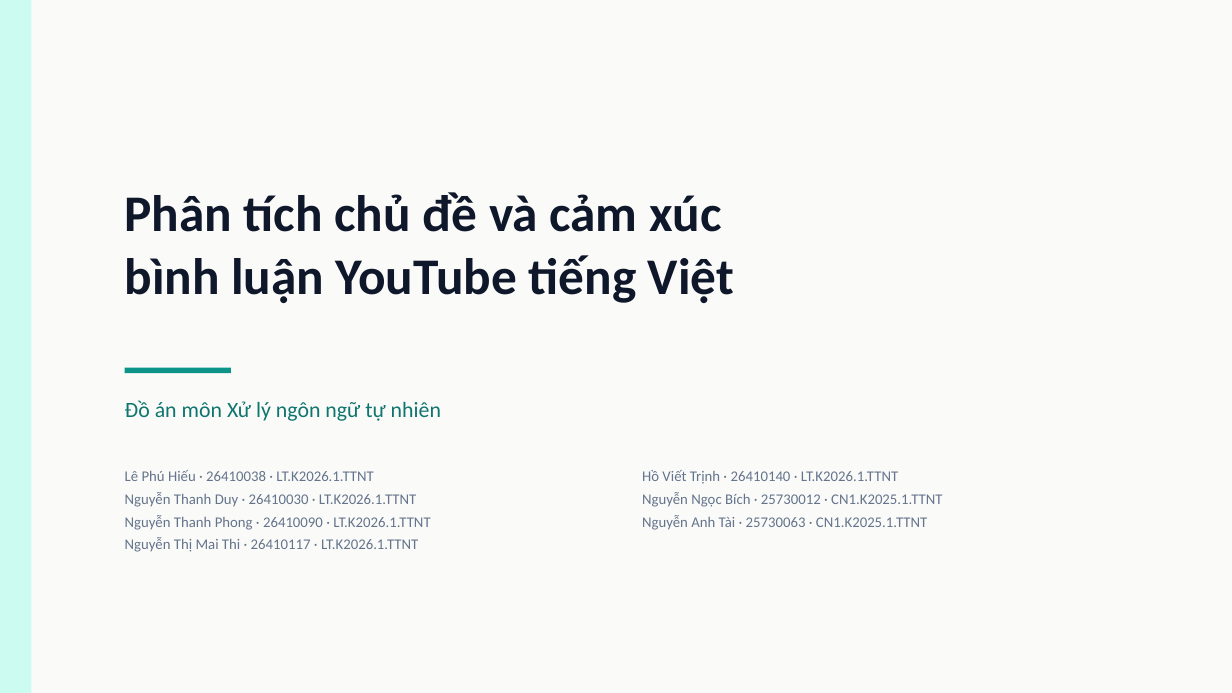
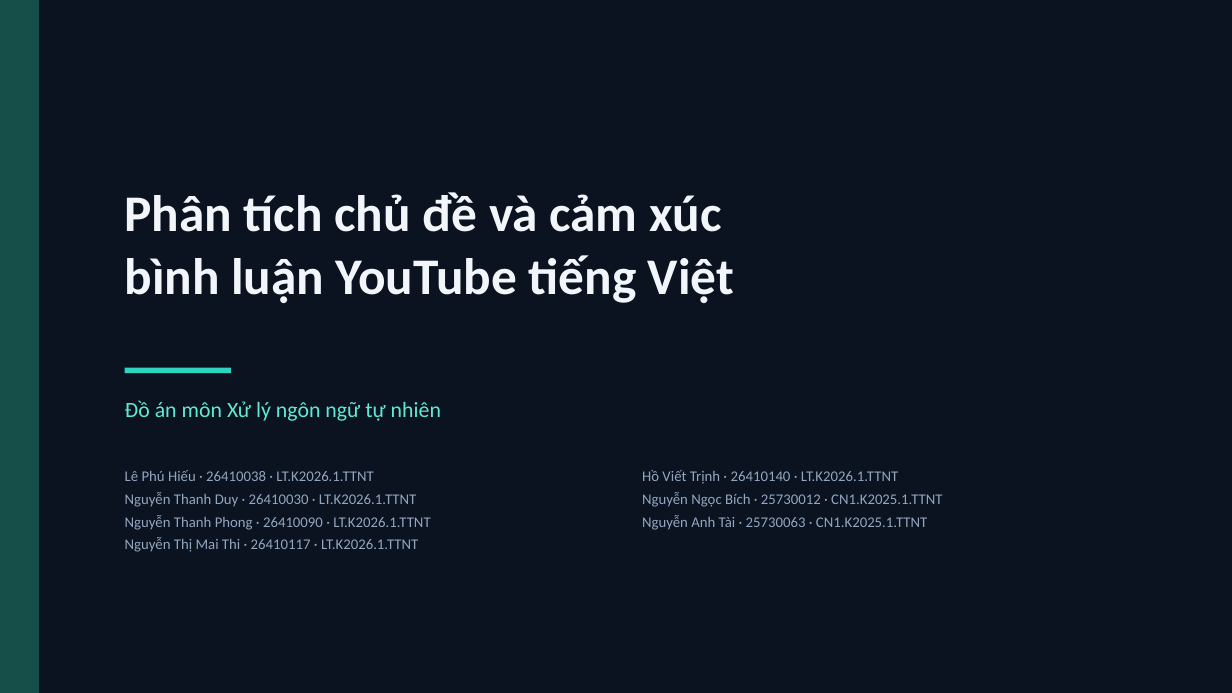
Before and after one commit to Phuhieu24/NLP_PhanTichBinhLuanYoutube, a slide deck: slide 1 of report/CS221_slide.pptx. Drawn at 1232x693 pixels with LibreOffice and Linux fonts; fonts in the diff are those of the drawing. Boxes give left, top, right and bottom in pixels: in the first picture for what was removed or moved away, otherwise in the second. Text is boxed around its words. In the diff, an @@ line names an element or a change of style, - is before the commit and + after.

Commit message:
feat(slides): đổi bài thuyết trình sang tông tối, sơ đồ phủ kín khung hình
Nền #0B1220, chữ gần trắng, nhấn xanh ngọc #2DD4BF: khi chia sẻ qua màn hình họp
thì nền sáng bị chói và chữ xám nhạt khó đọc.

Hai slide sơ đồ (pipeline, quy trình đánh giá) bỏ tiêu đề và phủ kín 13,333 x 7,5
inch, vì bản thân sơ đồ đã có tiêu đề và tỉ lệ đúng 16:9. Ma trận nhầm lẫn, ảnh
ứng dụng, bảng và cỡ chữ ở các slide còn thưa được phóng to cho vừa khung hình.

```diff
--- a/report/CS221_slide.pptx
+++ b/report/CS221_slide.pptx
@@ background #FAFAF9 to #0B1220 @@
@@ rectangle: place and size @@
-rectangle at bbox=[0, 0, 31, 693]
+rectangle at bbox=[0, 0, 39, 693]
@@ rectangle at bbox=[0, 0, 39, 693]: fill #CCFBF1 to #164E4A @@
@@ text "Phân tích chủ đề và ..." at bbox=[125, 192, 734, 303]: text colour #0F172A to #F2F6FB @@
@@ rectangle at bbox=[125, 368, 231, 373]: fill #0D9488 to #2DD4BF @@
@@ text "Đồ án môn Xử lý ..." at bbox=[125, 400, 441, 421]: text colour #0F766E to #5EEAD4 @@
@@ text "Lê Phú Hiếu · 26410038 ..." at bbox=[125, 470, 430, 552]: text colour #64748B to #93A6C0 @@
@@ text "Hồ Viết Trịnh · 26410140 ..." at bbox=[642, 470, 942, 530]: text colour #64748B to #93A6C0 @@
```
Also in this commit, not shown: 15 other slides changed, 2 slides added, 2 slides removed, 1 other file.
